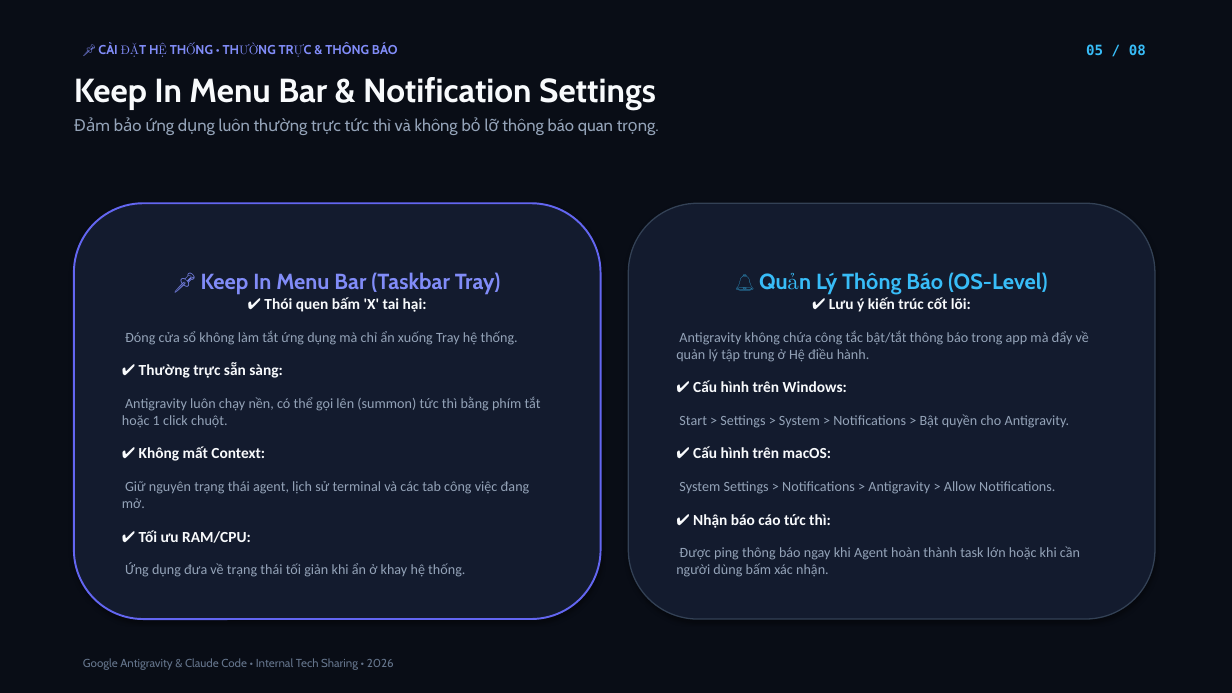
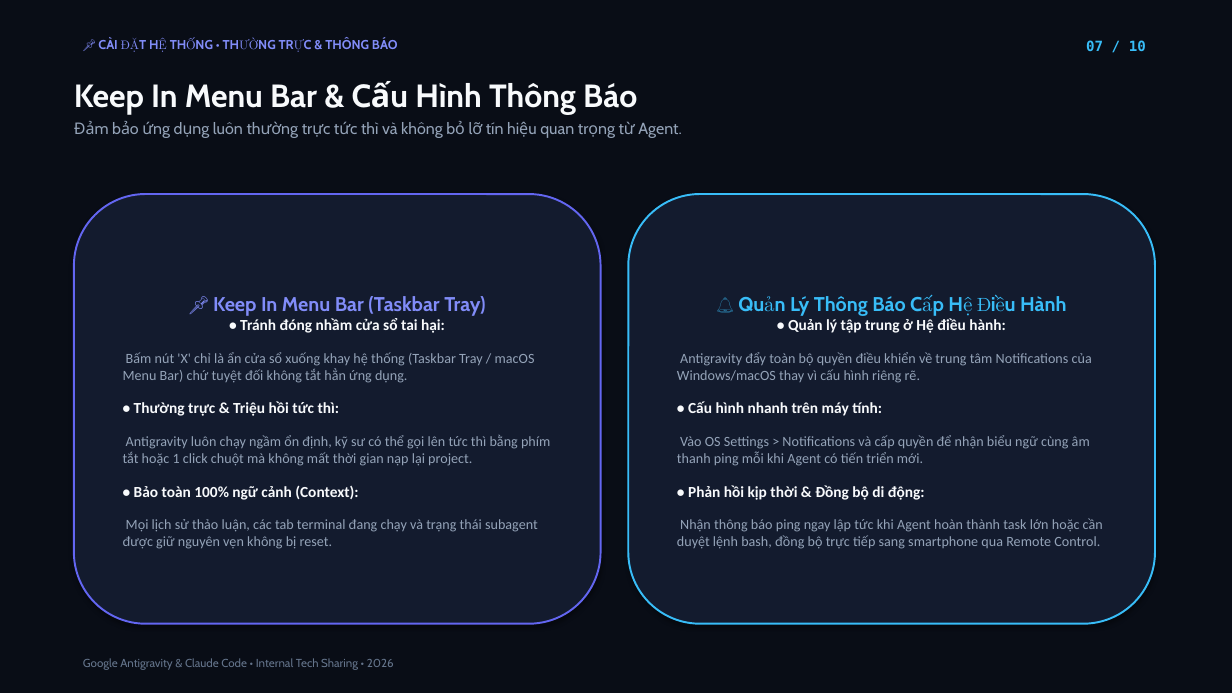
Before and after one commit to tranquyetai1712/training-ai, a slide deck: slide 7 of bai-2.5-tao-slide/Antigravity_RemoteControl_ClaudeCode_Slides.pptx (slide 5 before the commit). Drawn at 1232x693 pixels with LibreOffice and Linux fonts; fonts in the diff are those of the drawing. Boxes give left, top, right and bottom in pixels: in the first picture for what was removed or moved away, otherwise in the second. Text is boxed around its words. In the diff, an @@ line names an element or a change of style, - is before the commit and + after.

```diff
--- a/bai-2.5-tao-slide/Antigravity_RemoteControl_ClaudeCode_Slides.pptx
+++ b/bai-2.5-tao-slide/Antigravity_RemoteControl_ClaudeCode_Slides.pptx
@@ text "📌 CÀI ĐẶT HỆ THỐNG ...": place and size @@
-text "📌 CÀI ĐẶT HỆ THỐNG ..." at (98,43,398,54)
+text "📌 CÀI ĐẶT HỆ THỐNG ..." at (98,38,398,49)
@@ text at (1086,40,1146,51): text changed @@
-05 / 08
+07 / 10
@@ text at (74,83,681,138): text changed; size 13 to 12.5 pt @@
-Keep In Menu Bar & Notification Settings
-Đảm bảo ứng dụng luôn thường trực tức thì và không bỏ lỡ thông báo quan trọng.
+Keep In Menu Bar & Cấu Hình Thông Báo
+Đảm bảo ứng dụng luôn thường trực tức thì và không bỏ lỡ tín hiệu quan trọng từ Agent.
@@ rounded rectangle "📌 Keep In Menu Bar ...": place and size @@
-rounded rectangle "📌 Keep In Menu Bar ..." at (74,203,601,619)
+rounded rectangle "📌 Keep In Menu Bar ..." at (74,194,601,624)
@@ rounded rectangle "🔔 Quản Lý Thông Báo ...": place and size @@
-rounded rectangle "🔔 Quản Lý Thông Báo ..." at (628,203,1155,619)
+rounded rectangle "🔔 Quản Lý Thông Báo ..." at (628,194,1155,624)
@@ rounded rectangle "🔔 Quản Lý Thông Báo ..." at (628,194,1155,624): outline #334155 1 pt to #38BDF8 1.5 pt @@
@@ text in rounded rectangle at (213,296,485,316): size 17 to 15.5 pt in "📌 Keep In Menu Bar (Taskbar Tray)" @@
@@ text in rounded rectangle at (677,296,1103,549): text changed @@
-🔔 Quản Lý Thông Báo (OS-Level)
-✔ Lưu ý kiến trúc cốt lõi:
-Antigravity không chứa công tắc bật/tắt thông báo trong app mà đẩy về quản lý tập trung ở Hệ điều hành.
-✔ Cấu hình trên Windows:
-Start > Settings > System > Notifications > Bật quyền cho Antigravity.
-✔ Cấu hình trên macOS:
-System Settings > Notifications > Antigravity > Allow Notifications.
-✔ Nhận báo cáo tức thì:
-Được ping thông báo ngay khi Agent hoàn thành task lớn hoặc khi cần người dùng bấm xác nhận.
+🔔 Quản Lý Thông Báo Cấp Hệ Điều Hành
+• Quản lý tập trung ở Hệ điều hành:
+Antigravity đẩy toàn bộ quyền điều khiển về trung tâm Notifications của Windows/macOS thay vì cấu hình riêng rẽ.
+• Cấu hình nhanh trên máy tính:
+Vào OS Settings > Notifications và cấp quyền để nhận biểu ngữ cùng âm thanh ping mỗi khi Agent có tiến triển mới.
+• Phản hồi kịp thời & Đồng bộ di động:
+Nhận thông báo ping ngay lập tức khi Agent hoàn thành task lớn hoặc cần duyệt lệnh bash, đồng bộ trực tiếp sang smartphone qua Remote Control.
@@ text in rounded rectangle at (123,352,550,549): text changed @@
-✔ Thói quen bấm 'X' tai hại:
-Đóng cửa sổ không làm tắt ứng dụng mà chỉ ẩn xuống Tray hệ thống.
-✔ Thường trực sẵn sàng:
-Antigravity luôn chạy nền, có thể gọi lên (summon) tức thì bằng phím tắt hoặc 1 click chuột.
-✔ Không mất Context:
-Giữ nguyên trạng thái agent, lịch sử terminal và các tab công việc đang mở.
-✔ Tối ưu RAM/CPU:
-Ứng dụng đưa về trạng thái tối giản khi ẩn ở khay hệ thống.
+• Tránh đóng nhầm cửa sổ tai hại:
+Bấm nút 'X' chỉ là ẩn cửa sổ xuống khay hệ thống (Taskbar Tray / macOS Menu Bar) chứ tuyệt đối không tắt hẳn ứng dụng.
+• Thường trực & Triệu hồi tức thì:
+Antigravity luôn chạy ngầm ổn định, kỹ sư có thể gọi lên tức thì bằng phím tắt hoặc 1 click chuột mà không mất thời gian nạp lại project.
+• Bảo toàn 100% ngữ cảnh (Context):
+Mọi lịch sử thảo luận, các tab terminal đang chạy và trạng thái subagent được giữ nguyên vẹn không bị reset.
```
Also in this commit, not shown: 7 other slides changed, 2 slides added, 45 other files.
